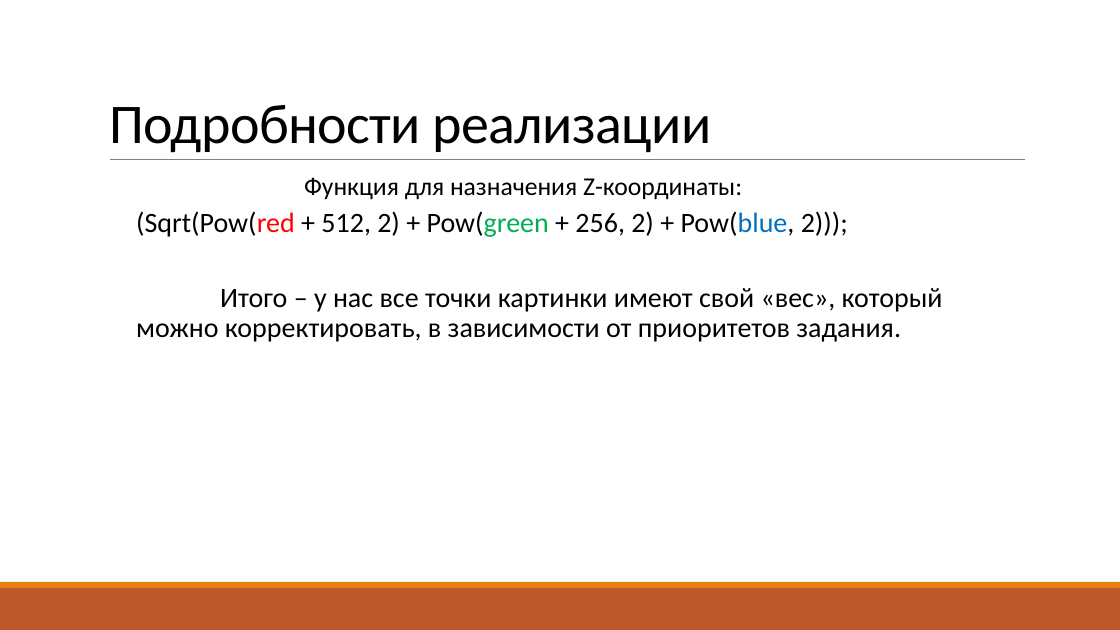
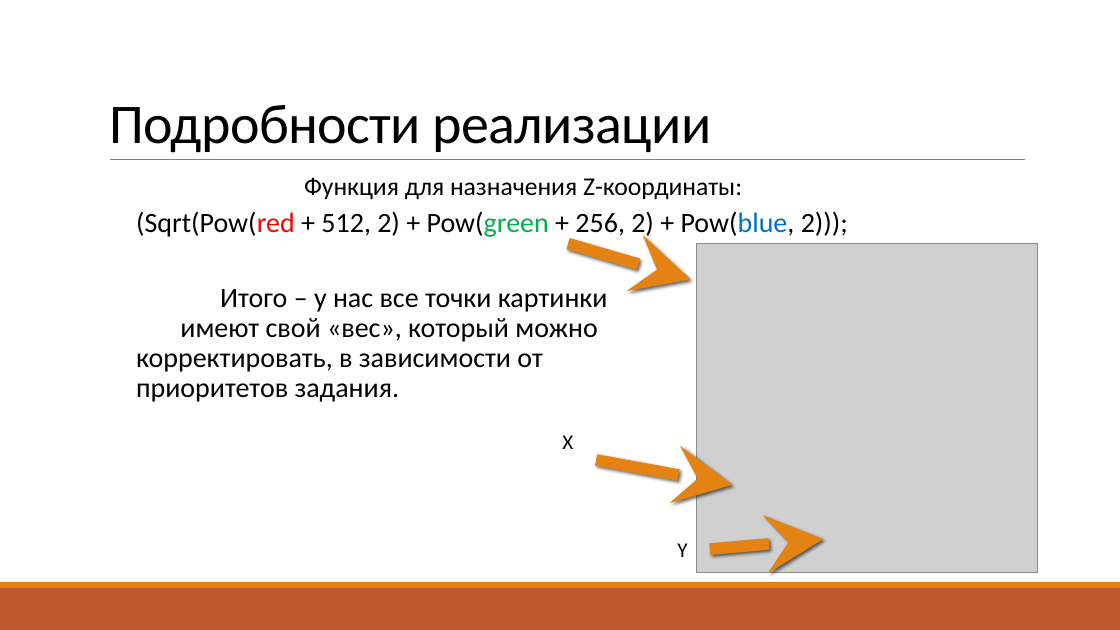
Before and after one commit to mikhail-efremov/DSMEA-Projects, a slide deck: slide 15 of presentations/Распознавание образов на изображениях.pptx. Drawn at 1120x630 pixels with LibreOffice and Linux fonts; fonts in the diff are those of the drawing; grey boxes stand for pictures. Boxes give left, top, right and bottom in pixels: in the first picture for what was removed or moved away, otherwise in the second. Text is boxed around its words. In the diff, an @@ line names an element or a change of style, - is before the commit and + after.

```diff
--- a/presentations/Распознавание образов на изображениях.pptx
+++ b/presentations/Распознавание образов на изображениях.pptx
@@ text "Функция для назначения Z-координаты:" rewrapped from [136, 177, 943, 342] to [136, 177, 848, 402] @@
@@ arrow added from (568, 244) to (691, 279), #E48312 10 pt @@
@@ picture added at [697, 244, 1038, 572] @@
@@ text added at [562, 435, 573, 449], 18 pt, text #000000 @@
+X
@@ arrow added from (597, 460) to (733, 485), #E48312 10 pt @@
@@ arrow added from (710, 549) to (823, 539), #E48312 10 pt @@
@@ text added at [677, 543, 687, 557], 18 pt, text #000000 @@
+Y
```
Also in this commit, not shown: 1 other slide changed, 26 other files.
